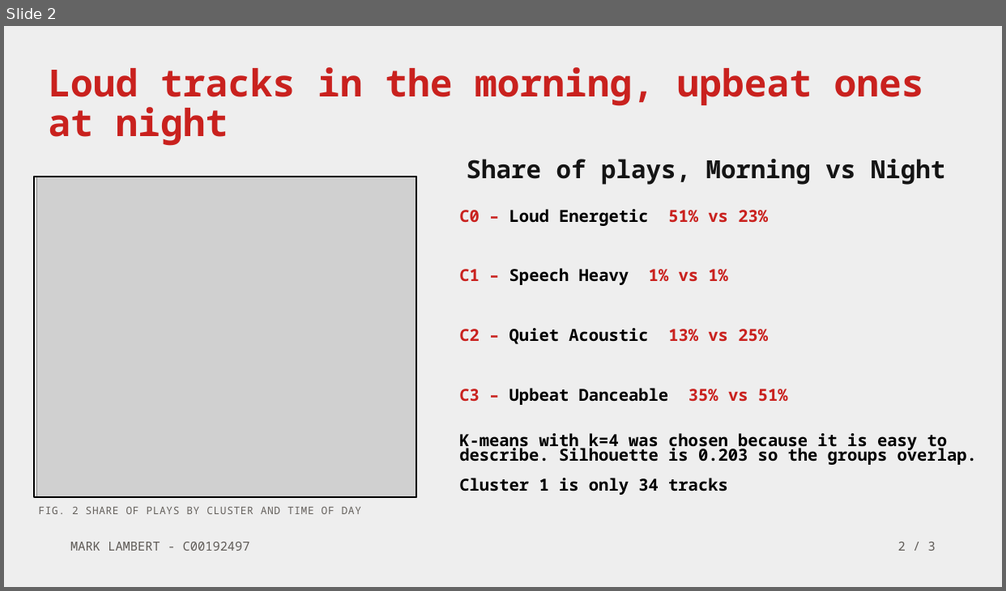
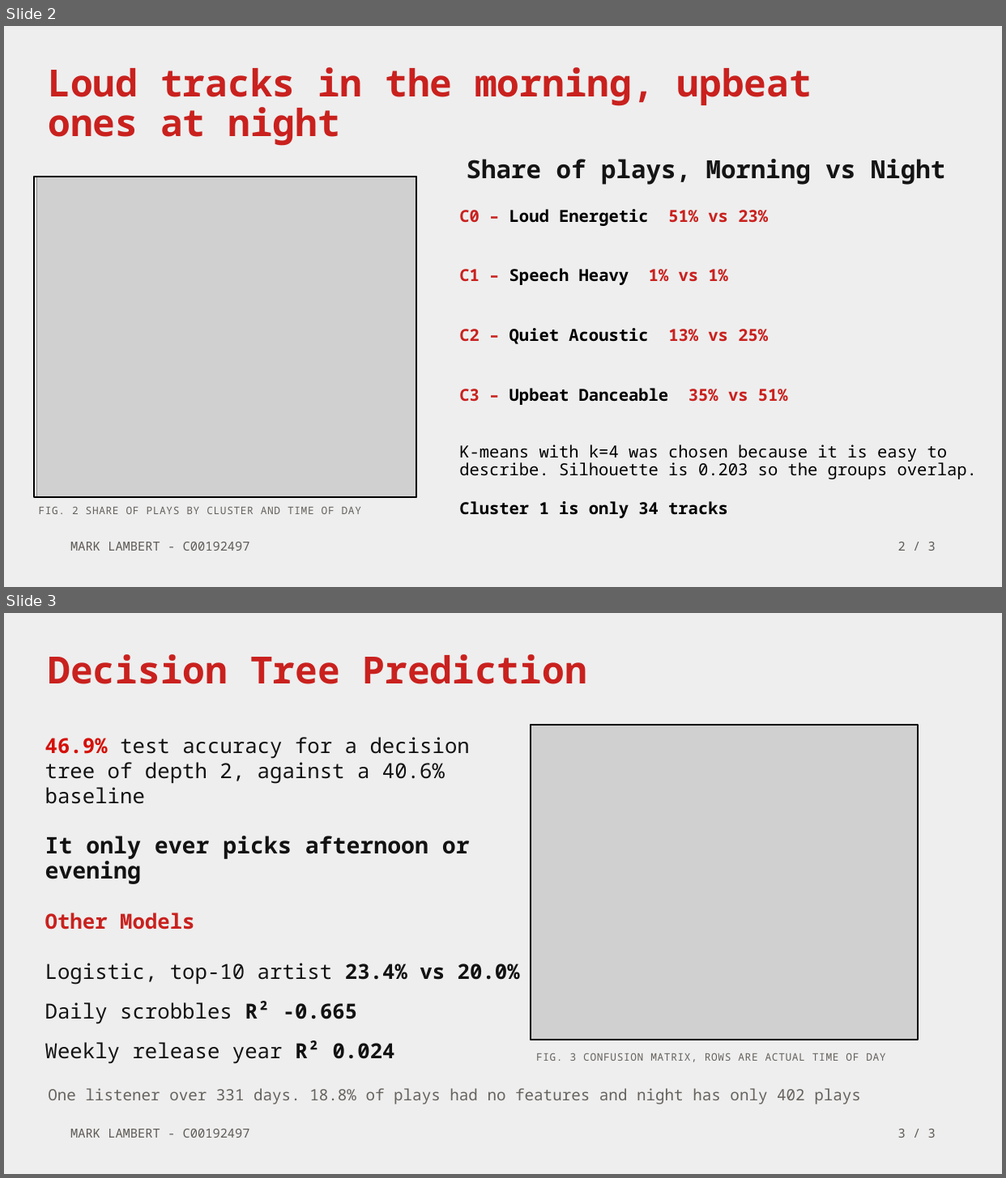
Before and after one commit to lambert-27/lastfm-datasci-portfolio, a slide deck: documentation/lastfm_portfolio_presentation.odp. Shown one above the other, each under a label of ours: slide 2 before the commit, slides 2 and 3 after it. The pictures are 1006x591 and 1006x1178 pixels, drawn with LibreOffice and Linux fonts; fonts in the diff are those of the drawing; grey boxes stand for pictures. Boxes give left, top, right and bottom in pixels: in the first picture for what was removed or moved away, otherwise in the second. Text is boxed around its words. In the diff, an @@ line names an element or a change of style, - is before the commit and + after.

Commit message:
Re-ran entire notebook, created a final snapshot of scrobbles before premium subscription is enforced. Changed colour of confusion matrix to red, so it matches my slides colour scheme

```diff
--- a/documentation/lastfm_portfolio_presentation.odp
+++ b/documentation/lastfm_portfolio_presentation.odp
@@ slide 3 added at [4,613,1002,1174], background #EEEEEE @@
@@ text added at [49,654,587,684], 36 pt, text #C9211E, bold @@
+Decision Tree Prediction
@@ picture added at [530,725,918,1040] @@
@@ rectangle added at [530,725,918,1040], outline #000000 1.5 pt @@
@@ text added at [45,737,520,1064], 20 pt, text #121212 @@
+46.9% test accuracy for a decision tree of depth 2, against a 40.6% baseline
+It only ever picks afternoon or evening
+Other Models
+Logistic, top-10 artist 23.4% vs 20.0%
+Daily scrobbles R² -0.665
+Weekly release year R² 0.024
@@ text added at [536,1053,885,1063], 10 pt, text #66625E @@
+FIG. 3 CONFUSION MATRIX, ROWS ARE ACTUAL TIME OF DAY
@@ text added at [48,1088,861,1105], 15 pt, text #66625E @@
+One listener over 331 days. 18.8% of plays had no features and night has only 402 plays
@@ text added at [70,1129,250,1138], 12 pt, text #5F5B57 @@
+MARK LAMBERT - C00192497
@@ text added at [898,1129,936,1138], 12 pt, text #5F5B57 @@
+3 / 3
@@ slide 2 changed as well @@
@@ text at [49,67,812,146]: spaces changed @@
-Loud tracks in the morning, upbeat ones
-at night
+Loud tracks in the morning, upbeat
+ones at night
@@ text at [459,445,977,480]: bold off in "K-means with k=4 was chosen because it ..."; line spacing 14.4pt to 0.9; more space between paragraphs @@
```
Also in this commit, not shown: 1 other slide changed, 4 other files.
